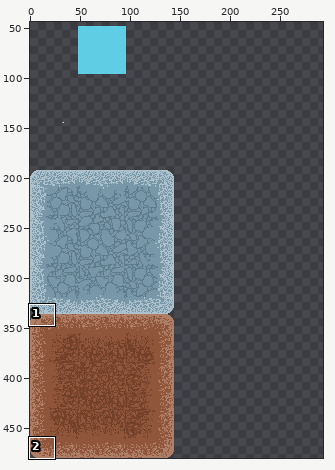
A pixel-art file gets an edit: angels-folder/aseprite-files/tiles/basic-tiles.ase. The picture above shows the old version from afar; the outline marks the close-up.
Close-up. As it was:
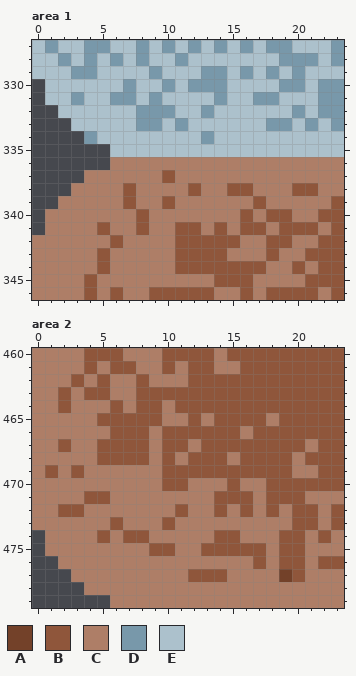
480x480 pixels, 1 frame. Shown: area 1: x 0..23, y 327..346; area 2: x 0..23, y 460..479. The wide view leaves out empty margins. The commit also changed other parts of the picture, which this record leaves out.
Palette (. is transparent): A #734129  B #8f563b  C #ae7e67  D #7898aa  E #acc1cc
Pixels before, area 1, first column x 0:
327 EDEEDDEEDEDEDEDEDEDDEEED
328 EEDEDEDEDEEDEEEEEEEDDDED
329 EEEDDEEEEDEEEDDEDEDEDEEE
330 .EEEEEEDEEDEDDDEEEEDDEDD
331 .EEDEEDDEDEEEEDEEDDEEEDD
332 ..EEEEEEDDDEEDEEEEEEDEDD
333 ...EEEEEDDEDEEEEEEDDEDED
334 ....DEEEEEEEEDEEEEEEEEEE
335 ......EEEEEEEEEEEEEEEEEE
336 ......CCCCCCCCCCCCCCCCCC
337 ....CCCCCCBCCCCCCCCCCCCC
338 ...CCCCBCCCCBCCBBCCCBBCC
339 ..CCCCCBCCBCCCCCCBCCCCCB
340 .CCCCCCCBCCCCCCCBCBBCCBB
341 .CCCCBCCBCCBBCBCBBCBBBCB
342 CCCCCCBCCCCBBBBBCCBBCCBB
343 CCCCCBCCCCCBBBBCCCBCCBBB
344 CCCCCBCCCCCBBBBBBBCCBCBB
345 CCCCBCCCCCCCCCBBBCCCCBBB
346 CCCCBCBCCBBBBBCCBCBBBBCB
Pixels before, area 2, first column x 0:
460 CCCCBBBCCCBBBBCBBBBBBBBB
461 CCCCBCBBCCBCBBCCBBBBBBBB
462 CCCBCBCCBCCCBBBBBBBBBBBB
463 CCBCBBCCBBBBBBBBBBBBBBBB
464 CCBCCCBCBBCBBBBBBBBBBBBB
465 CCCCCBBBBBCCBCBBBBCBBBBB
466 CCCCCCBBBCBBBBBBCBBBBBBB
467 CCBCCBBBBCBBCBBBBBBBBCBB
468 CCCCCBBBBCBCBBBCBBBBCBBB
469 CBCBCCCCCCBBBBBBBBBBCCBB
470 CCCCCCCCCCBBCCCBCCBBBBBB
471 CCCCBBCCCCCCCCBBBCBBBCCC
472 CCBBCCCCCCCBCCBCBCBCBBCB
473 CCCCCCBCCCBCCCCCCCCCBBCB
474 .CCCCBCBBCCCCCBBCCCBBCBC
475 .CCCCCCCCBBCCBBBBBCBBCCC
476 ..CCCCCCCCCCCCCCCBCBBCBB
477 ...CCCCCCCCCBBBCCCCABCCC
478 ....CCCCCCCCCCCCCCCCCCCC
479 ......CCCCCCCCCCCCCCCCCC
Once edited:
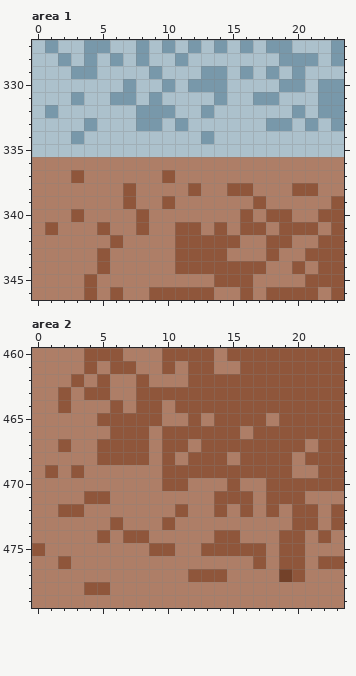
The edit:
Area 1:
There is now colour B in row 337 at x 3.
The edit turns colour C into colour B in row 340 at x 3; in row 341 at x 1.
There is now colour C in row 336 at x 0 to 5; in rows 337 to 338 at x 0 to 2; in row 339 at x 0 to 1; in rows 340 to 341 at x 0.
There is now colour D in row 332 at x 1; in row 334 at x 3.
The edit turns colour E into colour D in row 333 at x 4.
There is now colour E in rows 330 to 332 at x 0; in rows 333 to 334 at x 0 to 2; in row 335 at x 0 to 5.
The edit turns colour D into colour E in row 334 at x 4.
Area 2:
There is now colour B in row 475 at x 0.
The edit turns colour C into colour B in row 476 at x 2; in row 478 at x 4 to 5.
There is now colour C in row 474 at x 0; in row 476 at x 0 to 1; in row 477 at x 0 to 2; in row 478 at x 0 to 3; in row 479 at x 0 to 5.
